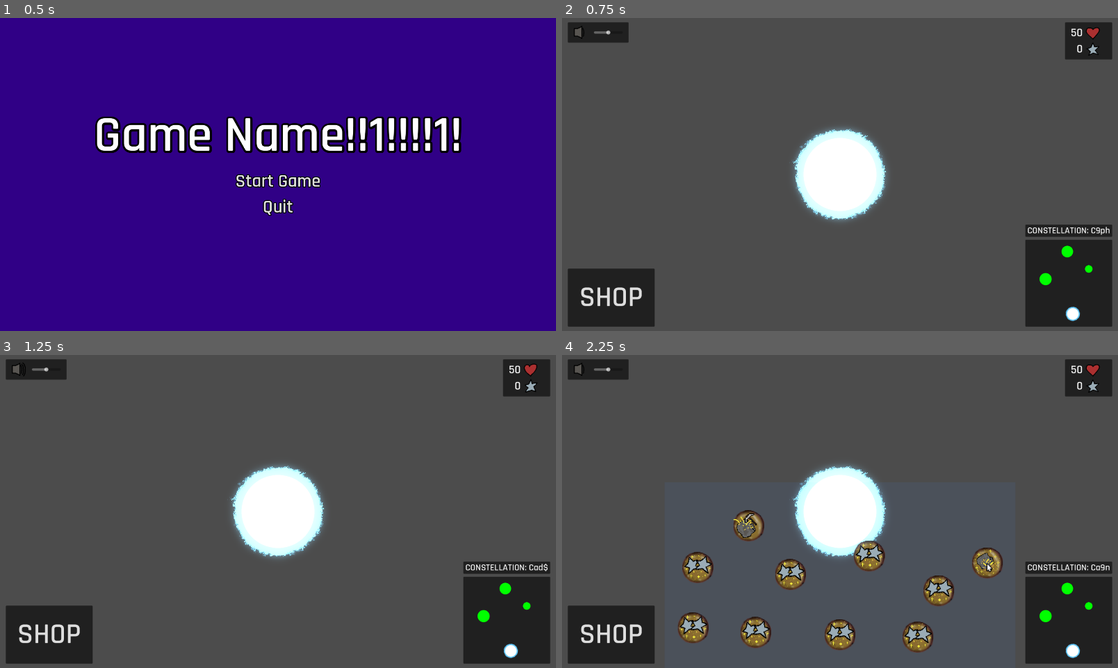
Above: before the commit, frames 1-4 (two rows, left to right).
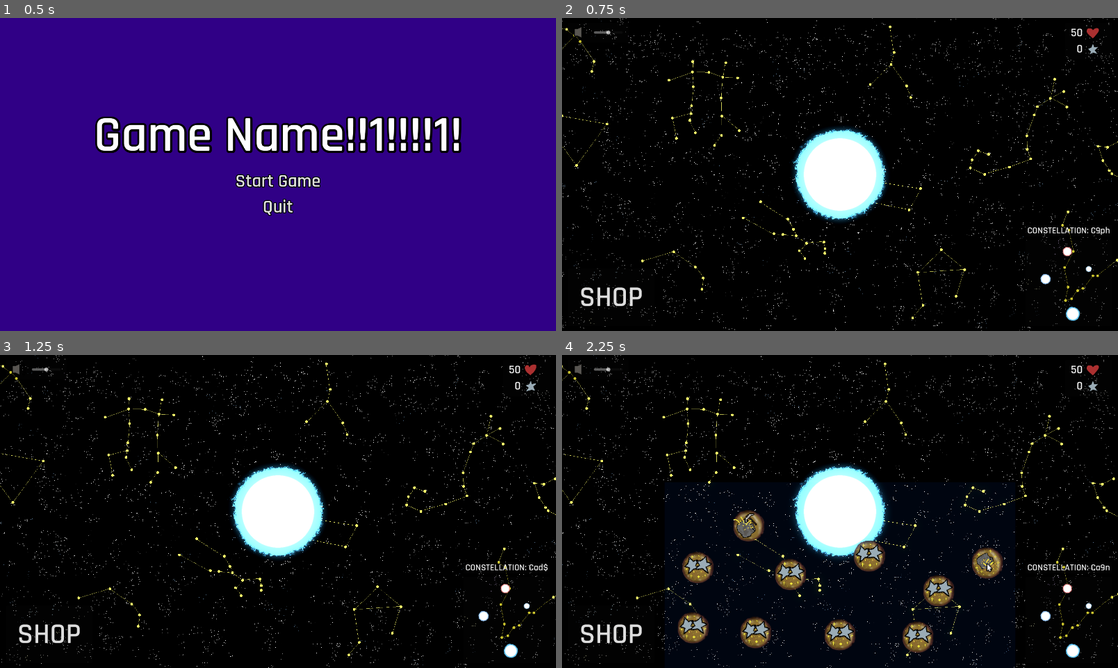
Above: after the commit, the same moments.

Repository: Paracosms/uni-jam
Game: Godot game, scene res://scenes/main_menu.tscn
Two runs of this game, one before a commit and one after it. Both use one fixed random seed, a clock stepped at 60 frames per second and the inputs below. Sound files missing from this copy of the repository are replaced by a short silence.
Inputs (mouse positions are in pixels of both pictures, inside the frame that each line leads up to):
- Up to frame 1 (0.5 s): no input
- Up to frame 2 (0.75 s): click "Start Game" at 0.5 s
- Up to frame 3 (1.25 s): no input
- Up to frame 4 (2.25 s): click "SHOP" at 1.25 s; click (917, 636) at 2 s

Frame 1 is identical in both runs. In frame 2, 96% of the frame differs, in the area x 0-100%, y 0-100%; in frame 3, 96%; in frame 4, 92%.

Commit message:
Refactor star assets and add background scene
Star sprite assets have been reorganized under assets/sprites/stars/, with scene and import files updated accordingly. Added a new background image and scene, integrated background logic into main.gd, and improved glow effects and modulate settings for star scenes. UI references to star textures have been updated to use the new asset paths.

Diff:
--- a/project.godot
+++ b/project.godot
@@ -22,7 +22,6 @@
 
 window/size/viewport_width=1920
 window/size/viewport_height=1080
-window/size/mode=4
 window/size/resizable=false
 window/size/borderless=true
 window/stretch/mode="viewport"
--- a/scenes/asteroid.tscn
+++ b/scenes/asteroid.tscn
@@ -1,8 +1,14 @@
-[gd_scene load_steps=6 format=3 uid="uid://cafa1kp7jmpc5"]
+[gd_scene load_steps=7 format=3 uid="uid://cafa1kp7jmpc5"]
 
 [ext_resource type="Script" uid="uid://paykvh3r5l5g" path="res://scripts/asteroid.gd" id="1_6mo6b"]
 [ext_resource type="Texture2D" uid="uid://ctl1hiytwc25e" path="res://assets/sprites/asteroid.png" id="1_akfqu"]
 [ext_resource type="Texture2D" uid="uid://ccsviqut7bc6d" path="res://assets/sprites/fire.png" id="3_t4se3"]
+
+[sub_resource type="Environment" id="Environment_t4se3"]
+background_mode = 3
+glow_enabled = true
+glow_blend_mode = 1
+glow_hdr_threshold = 0.0
 
 [sub_resource type="CircleShape2D" id="CircleShape2D_akfqu"]
 radius = 40.0
@@ -15,10 +21,14 @@
 collision_layer = 0
 script = ExtResource("1_6mo6b")
 
+[node name="Glow" type="WorldEnvironment" parent="."]
+environment = SubResource("Environment_t4se3")
+
 [node name="CollisionShape2D" type="CollisionShape2D" parent="."]
 shape = SubResource("CircleShape2D_akfqu")
 
 [node name="Sprite2D" type="Sprite2D" parent="."]
+modulate = Color(3, 3, 3, 1)
 position = Vector2(5.96046e-08, 5.96046e-08)
 scale = Vector2(0.39125, 0.39125)
 texture = ExtResource("1_akfqu")
--- /dev/null
+++ b/scenes/background.tscn
@@ -0,0 +1,15 @@
+[gd_scene load_steps=3 format=3 uid="uid://8kjgtlpptmp4"]
+
+[ext_resource type="Texture2D" uid="uid://3ghga0gb6cw1" path="res://assets/sprites/background.png" id="1_bkp1e"]
+
+[sub_resource type="Environment" id="Environment_bkp1e"]
+background_mode = 3
+glow_enabled = true
+glow_blend_mode = 1
+
+[node name="background" type="Sprite2D"]
+self_modulate = Color(2, 2, 2, 1)
+texture = ExtResource("1_bkp1e")
+
+[node name="Glow" type="WorldEnvironment" parent="."]
+environment = SubResource("Environment_bkp1e")
--- a/scenes/beta.tscn
+++ b/scenes/beta.tscn
@@ -1,11 +1,19 @@
-[gd_scene load_steps=3 format=3 uid="uid://bufcmqcg6e6r8"]
+[gd_scene load_steps=4 format=3 uid="uid://bufcmqcg6e6r8"]
 
-[ext_resource type="Texture2D" uid="uid://bnrsddh7iwhf3" path="res://assets/sprites/beta.png" id="1_yjsvp"]
+[ext_resource type="Texture2D" uid="uid://by8hq4bc77w5q" path="res://assets/sprites/stars/beta.png" id="1_yjsvp"]
+
+[sub_resource type="Environment" id="Environment_yjsvp"]
+background_mode = 3
+glow_enabled = true
+glow_blend_mode = 1
 
 [sub_resource type="CircleShape2D" id="CircleShape2D_2umt7"]
-radius = 122.004
+radius = 90.0222
 
 [node name="Beta" type="Node2D"]
+
+[node name="Glow" type="WorldEnvironment" parent="."]
+environment = SubResource("Environment_yjsvp")
 
 [node name="StaticBody2D" type="StaticBody2D" parent="." groups=["earth"]]
 
@@ -13,5 +21,6 @@
 shape = SubResource("CircleShape2D_2umt7")
 
 [node name="Sprite2D" type="Sprite2D" parent="StaticBody2D"]
+self_modulate = Color(1.6, 1.8, 2, 1)
 texture_filter = 1
 texture = ExtResource("1_yjsvp")
--- a/scenes/delta.tscn
+++ b/scenes/delta.tscn
@@ -1,11 +1,19 @@
-[gd_scene load_steps=3 format=3 uid="uid://blbr5747g40em"]
+[gd_scene load_steps=4 format=3 uid="uid://blbr5747g40em"]
 
-[ext_resource type="Texture2D" uid="uid://bnrsddh7iwhf3" path="res://assets/sprites/beta.png" id="1_3q282"]
+[ext_resource type="Texture2D" uid="uid://by8hq4bc77w5q" path="res://assets/sprites/stars/beta.png" id="1_3q282"]
+
+[sub_resource type="Environment" id="Environment_3q282"]
+background_mode = 3
+glow_enabled = true
+glow_blend_mode = 1
 
 [sub_resource type="CircleShape2D" id="CircleShape2D_2umt7"]
-radius = 122.004
+radius = 91.022
 
-[node name="Beta" type="Node2D"]
+[node name="Delta" type="Node2D"]
+
+[node name="Glow" type="WorldEnvironment" parent="."]
+environment = SubResource("Environment_3q282")
 
 [node name="StaticBody2D" type="StaticBody2D" parent="." groups=["earth"]]
 
@@ -13,5 +21,6 @@
 shape = SubResource("CircleShape2D_2umt7")
 
 [node name="Sprite2D" type="Sprite2D" parent="StaticBody2D"]
+self_modulate = Color(1.667, 1.867, 1.996, 1)
 texture_filter = 1
 texture = ExtResource("1_3q282")
--- a/scenes/earth.tscn
+++ b/scenes/earth.tscn
@@ -8,7 +8,7 @@
 glow_blend_mode = 1
 
 [sub_resource type="CircleShape2D" id="CircleShape2D_2umt7"]
-radius = 96.0
+radius = 113.04
 
 [node name="Earth" type="Node2D"]
 
@@ -21,5 +21,5 @@
 shape = SubResource("CircleShape2D_2umt7")
 
 [node name="Sprite2D" type="Sprite2D" parent="StaticBody2D"]
-self_modulate = Color(2, 2, 2, 1)
+self_modulate = Color(1.4, 1.8, 2, 1)
 texture = ExtResource("1_afhwv")
--- a/scenes/gamma.tscn
+++ b/scenes/gamma.tscn
@@ -1,11 +1,19 @@
-[gd_scene load_steps=3 format=3 uid="uid://bl57kxbsjb53o"]
+[gd_scene load_steps=4 format=3 uid="uid://bl57kxbsjb53o"]
 
-[ext_resource type="Texture2D" uid="uid://bnrsddh7iwhf3" path="res://assets/sprites/beta.png" id="1_rhhyo"]
+[ext_resource type="Texture2D" uid="uid://bnc7vhojayye2" path="res://assets/sprites/stars/gamma.png" id="1_rhhyo"]
+
+[sub_resource type="Environment" id="Environment_rhhyo"]
+background_mode = 3
+glow_enabled = true
+glow_blend_mode = 1
 
 [sub_resource type="CircleShape2D" id="CircleShape2D_2umt7"]
-radius = 122.004
+radius = 67.0075
 
-[node name="Beta" type="Node2D"]
+[node name="Gamma" type="Node2D"]
+
+[node name="Glow" type="WorldEnvironment" parent="."]
+environment = SubResource("Environment_rhhyo")
 
 [node name="StaticBody2D" type="StaticBody2D" parent="." groups=["earth"]]
 
@@ -13,5 +21,6 @@
 shape = SubResource("CircleShape2D_2umt7")
 
 [node name="Sprite2D" type="Sprite2D" parent="StaticBody2D"]
+self_modulate = Color(2, 1.4, 1.4, 1)
 texture_filter = 1
 texture = ExtResource("1_rhhyo")
--- a/scenes/main.tscn
+++ b/scenes/main.tscn
@@ -1,11 +1,12 @@
-[gd_scene load_steps=7 format=3 uid="uid://c1lhoo3nuiyi6"]
+[gd_scene load_steps=8 format=3 uid="uid://c1lhoo3nuiyi6"]
 
 [ext_resource type="PackedScene" uid="uid://cafa1kp7jmpc5" path="res://scenes/asteroid.tscn" id="1"]
 [ext_resource type="Script" uid="uid://8o3ytshbr1qp" path="res://scripts/main.gd" id="1_jyhfs"]
 [ext_resource type="PackedScene" uid="uid://c53rpnk5xwo62" path="res://scenes/earth.tscn" id="2_0wfyh"]
 [ext_resource type="PackedScene" uid="uid://cynt3lbt5jsyb" path="res://scenes/ui.tscn" id="3_tbgi4"]
 [ext_resource type="PackedScene" uid="uid://rj1qruh2kyqx" path="res://scenes/globals.tscn" id="4_jyhfs"]
-[ext_resource type="PackedScene" uid="uid://dxxtc0hd1v12c" path="res://scenes/camera.tscn" id="7_o6xl0"]
+[ext_resource type="PackedScene" path="res://scenes/camera.tscn" id="7_o6xl0"]
+[ext_resource type="PackedScene" uid="uid://8kjgtlpptmp4" path="res://scenes/background.tscn" id="7_tipki"]
 
 [node name="Main" type="Node2D"]
 script = ExtResource("1_jyhfs")
@@ -36,3 +37,10 @@
 
 [node name="Camera" parent="." instance=ExtResource("7_o6xl0")]
 visible = false
+
+[node name="background" parent="." instance=ExtResource("7_tipki")]
+unique_name_in_owner = true
+z_index = -2
+texture_filter = 1
+position = Vector2(733, 528)
+scale = Vector2(0.75, 0.75)
--- a/scenes/ui.tscn
+++ b/scenes/ui.tscn
@@ -9,12 +9,14 @@
 [ext_resource type="Script" uid="uid://dbwo657rywmdn" path="res://scripts/map_ui.gd" id="7_7dvkv"]
 [ext_resource type="Texture2D" uid="uid://cy4dlainxcfny" path="res://assets/sprites/crux.png" id="7_cgfq5"]
 [ext_resource type="Script" uid="uid://qsan87i1eo7w" path="res://scripts/constellation_name.gd" id="7_qsv74"]
-[ext_resource type="Texture2D" uid="uid://txf7hmrxck16" path="res://assets/sprites/Earth.png" id="8_7dvkv"]
 [ext_resource type="Script" uid="uid://cwkygcvqoairj" path="res://scripts/earth_alpha.gd" id="9_vdcm2"]
-[ext_resource type="Texture2D" uid="uid://c1xxd14b4ixnq" path="res://assets/sprites/animations/alpha.png" id="10_h1mc3"]
+[ext_resource type="Texture2D" uid="uid://dwti00axm3p3t" path="res://assets/sprites/stars/alpha.png" id="10_f7tlh"]
 [ext_resource type="Script" uid="uid://bhu5q7bmd3rle" path="res://scripts/beta_mimosa.gd" id="11_vsj0x"]
+[ext_resource type="Texture2D" uid="uid://by8hq4bc77w5q" path="res://assets/sprites/stars/beta.png" id="12_8k7j3"]
 [ext_resource type="Script" uid="uid://ko6mq3ywcmji" path="res://scripts/gamma_gacrux.gd" id="12_qsv74"]
 [ext_resource type="Script" path="res://scripts/delta_imai.gd" id="13_h1mc3"]
+[ext_resource type="Texture2D" uid="uid://bnc7vhojayye2" path="res://assets/sprites/stars/gamma.png" id="14_jkdwc"]
+[ext_resource type="Texture2D" uid="uid://lmfq8ongfe61" path="res://assets/sprites/stars/delta.png" id="16_rlppe"]
 
 [node name="UI" type="SubViewportContainer"]
 z_index = 1
@@ -199,46 +201,51 @@
 texture = ExtResource("7_cgfq5")
 
 [node name="alphaEarth" type="TextureRect" parent="windowScale/Info/bottomRight/VBoxContainer/mapUI"]
+texture_filter = 1
 layout_mode = 0
 offset_left = 136.0
 offset_top = 228.0
 offset_right = 192.0
 offset_bottom = 284.0
 mouse_filter = 0
-texture = ExtResource("10_h1mc3")
+texture = ExtResource("10_f7tlh")
 expand_mode = 1
 script = ExtResource("9_vdcm2")
 
 [node name="betaMimosa" type="TextureRect" parent="windowScale/Info/bottomRight/VBoxContainer/mapUI"]
+texture_filter = 1
 layout_mode = 0
 offset_left = 49.0
 offset_top = 115.0
 offset_right = 91.0
 offset_bottom = 157.0
 mouse_filter = 0
-texture = ExtResource("8_7dvkv")
+texture = ExtResource("12_8k7j3")
 expand_mode = 1
 script = ExtResource("11_vsj0x")
 
 [node name="gammaGacrux" type="TextureRect" parent="windowScale/Info/bottomRight/VBoxContainer/mapUI"]
+self_modulate = Color(2, 1.4, 1.4, 1)
+texture_filter = 1
 layout_mode = 0
 offset_left = 125.0
 offset_top = 21.0
 offset_right = 165.0
 offset_bottom = 61.0
 mouse_filter = 0
-texture = ExtResource("8_7dvkv")
+texture = ExtResource("14_jkdwc")
 expand_mode = 1
 script = ExtResource("12_qsv74")
 
 [node name="deltaImai" type="TextureRect" parent="windowScale/Info/bottomRight/VBoxContainer/mapUI"]
+texture_filter = 1
 layout_mode = 0
 offset_left = 206.0
 offset_top = 88.0
 offset_right = 232.0
 offset_bottom = 114.0
 mouse_filter = 0
-texture = ExtResource("8_7dvkv")
+texture = ExtResource("16_rlppe")
 expand_mode = 1
 script = ExtResource("13_h1mc3")
 
--- a/scripts/main.gd
+++ b/scripts/main.gd
@@ -56,6 +56,9 @@
 	randomize() # Create random seed i think?
 	call_deferred("trulyReady") # Executes when everything has loaded in
 
+	### BACKGROUND LOGIC ###
+	%background.position = Vector2(Globals.screenSize.x - Globals.screenSize.x * 0.8, Globals.screenSize.y / 2)
+
 	### CONSTANT METEOR SPAWNING LOGIC ###
 	spawn_timer.wait_time = 1  # Delay, i tried to make it an exported variable but it didnt work :(
 	spawn_timer.one_shot = false
@@ -72,8 +75,14 @@
 	meteorShower_timer.start()
 
 func _process(_delta):
-	### STAR CENTERING LOGIC ###
+	### SCENERY LOGIC ###
 	get_tree().call_group("earth", "set_global_position", Globals.centerScreen)
+	var scaleFactor = Globals.screenSize.y / 1440.0
+	%background.scale = Vector2(scaleFactor, scaleFactor)
+	if %background.position.x < -Globals.screenSize.x / 2:
+		%background.position.x += 4794 * scaleFactor
+	else: %background.position.x -= 0.2
+
 
 # This function executes after ALL nodes in every scene has loaded in
 func trulyReady():
@@ -123,7 +132,7 @@
 	var base_health = round(lerp(1.0, 2.0, result))
 
 	### ASTEROID TYPE LOGIC ###
-	var asteroidRandomizer = 0
+	var asteroidRandomizer = -1
 
 	# TODO: change sprite depending on the type of asteroid
 	match Globals.currentStar:
Binary file removed: alpha.png
Binary file added: assets/sprites/background.png
Not shown, changed: assets/sprites/background.png.import
Binary file removed: assets/sprites/beta.png
Binary file added: assets/sprites/stars/alpha.png
Not shown, added: assets/sprites/stars/alpha.png.import
Binary file added: assets/sprites/stars/beta.png
Not shown, added: assets/sprites/stars/beta.png.import
Binary file added: assets/sprites/stars/delta.png
Not shown, changed: assets/sprites/stars/delta.png.import
Binary file added: assets/sprites/stars/gamma.png
Not shown, added: assets/sprites/stars/gamma.png.import
(and 1 more such lines)
